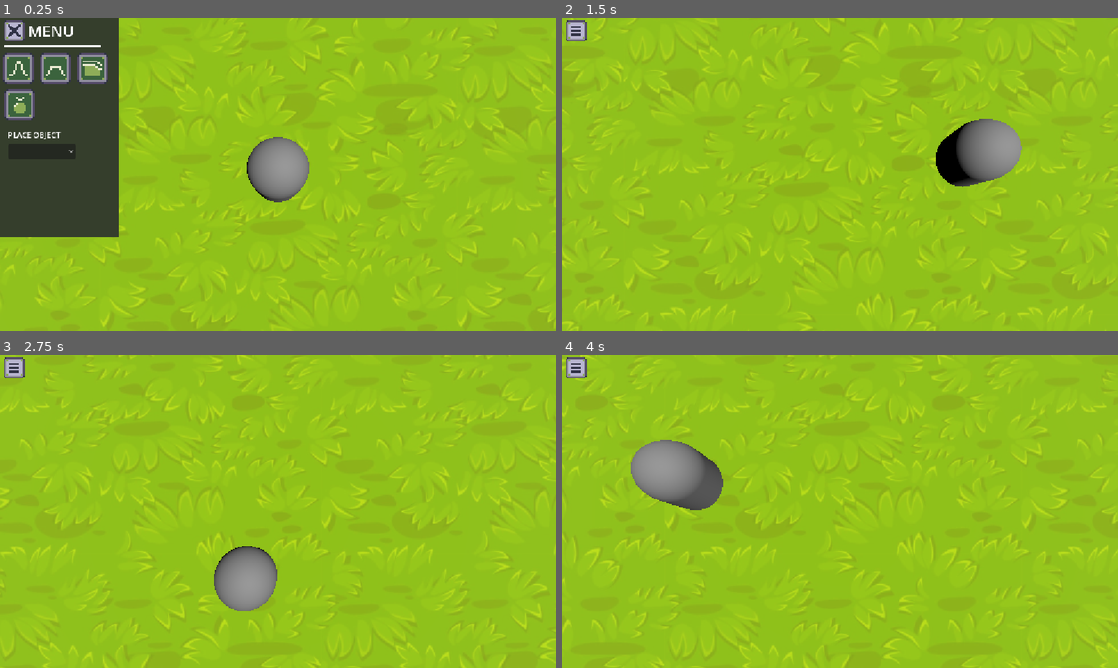
Above: before the commit, frames 1-4 (two rows, left to right).
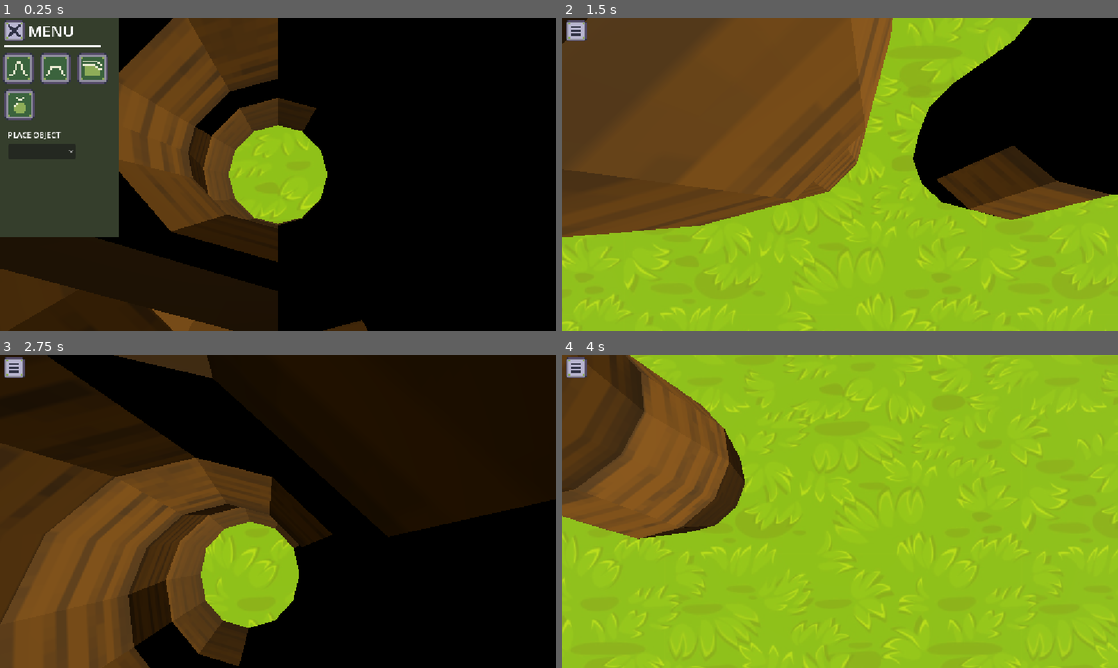
Above: after the commit, the same moments.

Repository: peridotpath/frog-game
Game: Godot game, scene res://map_editor.tscn
Same seed, same stepped clock (60 frames per second), same inputs: the game is played once before the commit and once after it.
Inputs (mouse positions are in pixels of both pictures, inside the frame that each line leads up to):
- Up to frame 1 (0.25 s): no input
- Up to frame 2 (1.5 s): click (578, 30) at 0.5 s; tap Enter at 1.25 s; move the mouse to (962, 158) at 1.27 s; hold D from 1.28 s (still down); hold Q from 1.28 s (still down); click (962, 158) at 1.42 s
- Up to frame 3 (2.75 s): release D at 2 s; release Q at 2 s; drag from (166, 527) to (250, 574) at 2.02 s
- Up to frame 4 (4 s): tap Space at 2.75 s; move the mouse to (895, 442) at 2.77 s; hold D 2.78-3.5 s; hold Shift 2.78-3.5 s; drag from (812, 574) to (673, 464) at 3.52 s

The runs differ from the first frame. In frame 1, 83% of the frame differs, in the area x 0-100%, y 0-100%; in frame 2, 53%; in frame 3, 97%; in frame 4, 15%.

Commit message:
added proper cursor collision logic plus basic object placement logic

Diff:
--- a/map_editor.tscn
+++ b/map_editor.tscn
@@ -29,8 +29,6 @@
 shader_parameter/max_grass_slope = 0.9
 shader_parameter/uv_scale = 15.0
 
-[sub_resource type="CapsuleMesh" id="CapsuleMesh_3xh5y"]
-
 [sub_resource type="ShaderMaterial" id="ShaderMaterial_dnihh"]
 render_priority = 0
 shader = ExtResource("5_bnmdf")
@@ -86,11 +84,10 @@
 material_override = SubResource("ShaderMaterial_bh6pa")
 script = ExtResource("1_vga7x")
 
-[node name="ObjectPlacementCursor" type="MeshInstance3D" parent="Terrain" unique_id=2077337180]
+[node name="ObjectPlacementCursor" type="Node3D" parent="Terrain" unique_id=1466528152]
 transform = Transform3D(1, 0, 0, 0, 0.9792865, 0.20247966, 0, -0.20247966, 0.9792865, 0, 1.084393, 0.7499663)
-mesh = SubResource("CapsuleMesh_3xh5y")
-
-[node name="TerrainCursor" type="MeshInstance3D" parent="Terrain" unique_id=1608092171 node_paths=PackedStringArray("Terrain", "Camera", "Home", "UIArea", "ObjectPlacementCursor")]
+
+[node name="TerrainCursor" type="MeshInstance3D" parent="Terrain" unique_id=1608092171 node_paths=PackedStringArray("Terrain", "Camera", "Home", "UIArea", "ObjectPlacementCursor", "ObjectToBePlaced")]
 transform = Transform3D(1, 0, 0, 0, 0.9792865, 0.20247966, 0, -0.20247966, 0.9792865, 0, 1.084393, 0.7499663)
 cast_shadow = 0
 gi_lightmap_scale = 0
@@ -101,8 +98,8 @@
 Camera = NodePath("../../Camera3d")
 Home = NodePath("../..")
 UIArea = NodePath("../../UILayer/UIArea")
-SelectedPlaceable = null
-ObjectPlacementCursor = NodePath("../ObjectPlacementCursor")
+ObjectPlacementCursor = NodePath("Tree")
+ObjectToBePlaced = NodePath("../../Tree")
 size = Vector3(0, 0, 0)
 texture = ExtResource("6_e2fnq")
 modulate = Color(1, 1, 1, 0.44313726)
--- a/project.godot
+++ b/project.godot
@@ -21,7 +21,7 @@
 
 [editor_plugins]
 
-enabled=PackedStringArray("res://addons/decal_compatibility/plugin.cfg")
+enabled=PackedStringArray("res://addons/decal_compatibility/plugin.cfg", "res://addons/godot-vim/plugin.cfg")
 
 [physics]
 
--- a/terrain.gd
+++ b/terrain.gd
@@ -48,3 +48,6 @@
 	self.mesh = final_mesh
 
 	create_trimesh_collision()
+	for n in get_children():
+		if(n is StaticBody3D):
+			n.set_collision_layer_value(2, true)
--- a/terrain_cursor.gd
+++ b/terrain_cursor.gd
@@ -18,7 +18,11 @@
 
 @export var SelectedPlaceable: PLACEABLE_OBJECT
 
-@export var ObjectPlacementCursor: MeshInstance3D
+@export var ObjectPlacementCursor: Node3D
+
+@export var ObjectToBePlaced: Node3D
+
+var tree = preload("res://tree.tscn")
 
 var mouse_left_held: bool
 var mouse_right_held: bool
@@ -30,6 +34,11 @@
 	else:
 		show()
 		ObjectPlacementCursor.hide()
+
+func _ready():
+	var myTree = tree.instantiate()
+	ObjectPlacementCursor = myTree
+	call_deferred("add_child",ObjectPlacementCursor)
 
 func _process(delta: float):
 	if Home.BrushSize != size[0]:
@@ -64,10 +73,12 @@
 	# Create query parameters
 	var space_state = get_world_3d().direct_space_state
 	var query = PhysicsRayQueryParameters3D.create(ray_start, ray_end)
+	query.collision_mask = 2
 	var result = space_state.intersect_ray(query)
 	if result:
-		global_position = result.position
-		ObjectPlacementCursor.global_position = result.position
+		if (result.get("collider").name == "Terrain_col"):
+			global_position = result.position
+			ObjectPlacementCursor.global_position = result.position
 
 func _find_nearest_vertex_on_terrain():
 	var mdt = MeshDataTool.new()
@@ -84,6 +95,8 @@
 	var mdt = MeshDataTool.new()
 	mdt.create_from_surface(Terrain.mesh, 0)
 	var terrain_loc = Terrain.global_transform
+	if (!Terrain.mesh):
+		return
 	var arrays = Terrain.mesh.surface_get_arrays(0)
 	var verts = arrays[Mesh.ARRAY_VERTEX]
 
@@ -117,16 +130,28 @@
 	Terrain.mesh = new_mesh
 
 	# 4. Update collision to match the new shape
+	for n in Terrain.get_children():
+		if(n is StaticBody3D):
+			Terrain.remove_child(n)
+			n.queue_free()
+
 	Terrain.create_trimesh_collision()
+
+	for n in Terrain.get_children():
+		if(n is StaticBody3D):
+			n.set_collision_layer_value(2, true)
 
 func _gaussian_deform(x: float, mean: float, std_dev: float) -> float:
 	var exponent = -0.5 * pow((x - mean) / std_dev, 2)
 	var factor = 1.0 / (std_dev * sqrt(2.0 * PI))
 	return factor * exp(exponent)
 
-
 func is_mouse_in_UI(mouse_pos: Vector2) -> bool:
 	return !UIArea.hidden || (mouse_pos.x < UIArea.size.x && mouse_pos.y < UIArea.size.y)
 
 func _on_placement_item_options_item_selected(index: int) -> void:
 	SelectedPlaceable = index
+	match(SelectedPlaceable):
+		PLACEABLE_OBJECT.Tree:
+			pass
+		#etc
--- a/tree.tscn
+++ b/tree.tscn
@@ -1,5 +1,15 @@
 [gd_scene format=3 uid="uid://deyq8xpumklu2"]
+
+[ext_resource type="PackedScene" uid="uid://b1fl2exn6ktnb" path="res://assets/models/Palm_Tree_1.glb" id="1_brfkd"]
+
+[sub_resource type="CylinderShape3D" id="CylinderShape3D_brfkd"]
+height = 8.410645
+radius = 1.222168
 
 [node name="Tree" type="StaticBody3D" unique_id=63894144]
 
 [node name="CollisionShape3D" type="CollisionShape3D" parent="." unique_id=343254618]
+transform = Transform3D(1, 0, 0, 0, 1, 0, 0, 0, 1, 0, 4.2302246, 0)
+shape = SubResource("CylinderShape3D_brfkd")
+
+[node name="Palm_Tree" parent="." unique_id=280241322 instance=ExtResource("1_brfkd")]
Not shown, added: addons/godot-vim/godot-vim.gd
Not shown, added: addons/godot-vim/godot-vim.gd.uid
Not shown, added: addons/godot-vim/icon.svg
Not shown, added: addons/godot-vim/icon.svg.import
Not shown, added: addons/godot-vim/plugin.cfg
